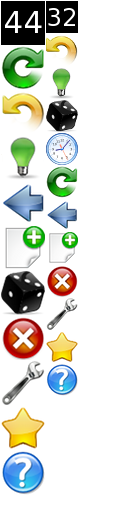
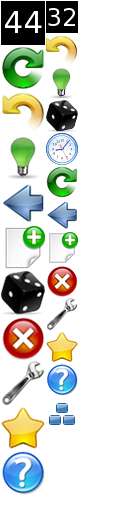
The second 128px x 512px image is a revision of the first. Changes to its layers:
painted on "Image" over 49, 403, 75, 425
painted on "Layout" over 49, 403, 75, 425
